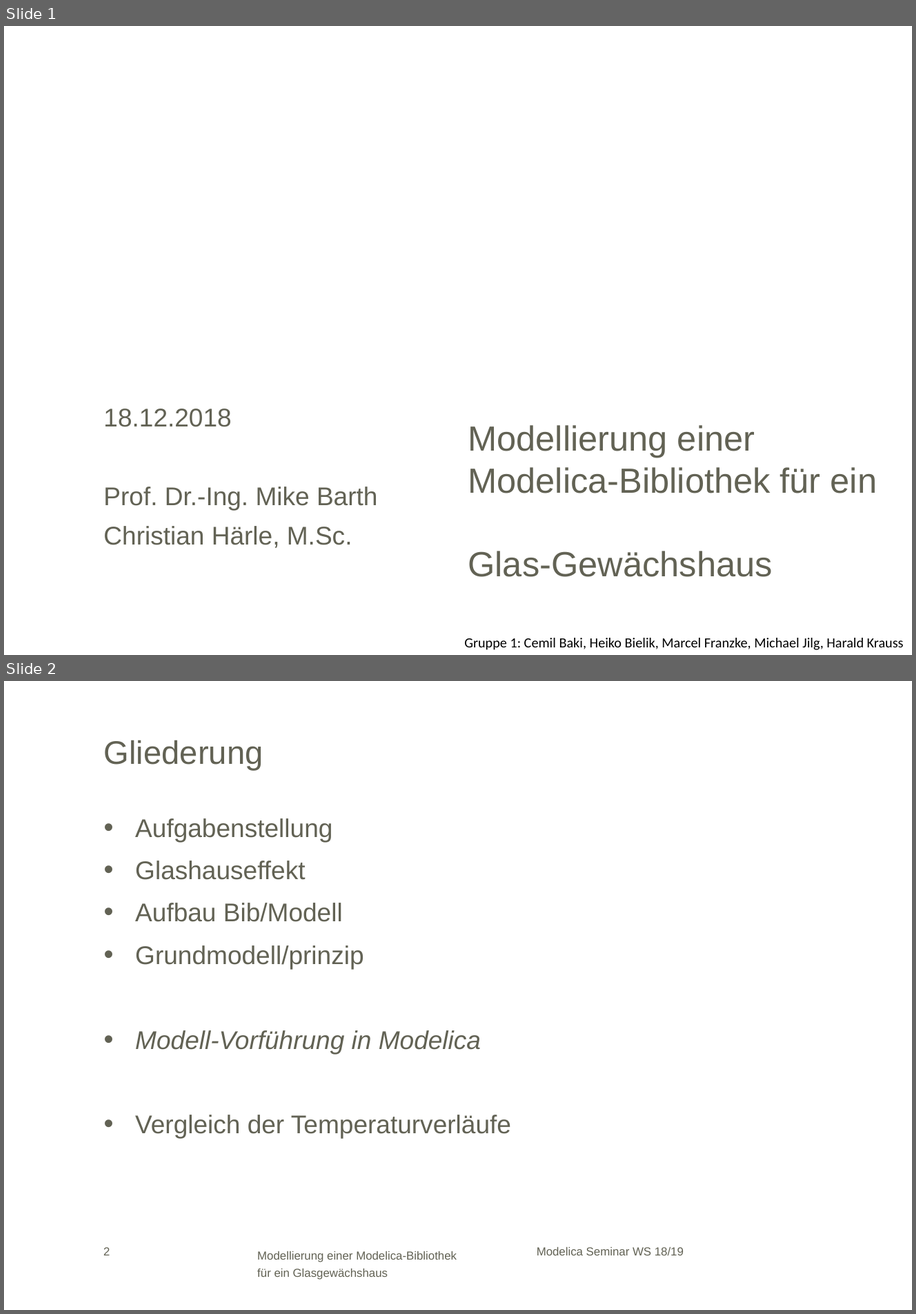
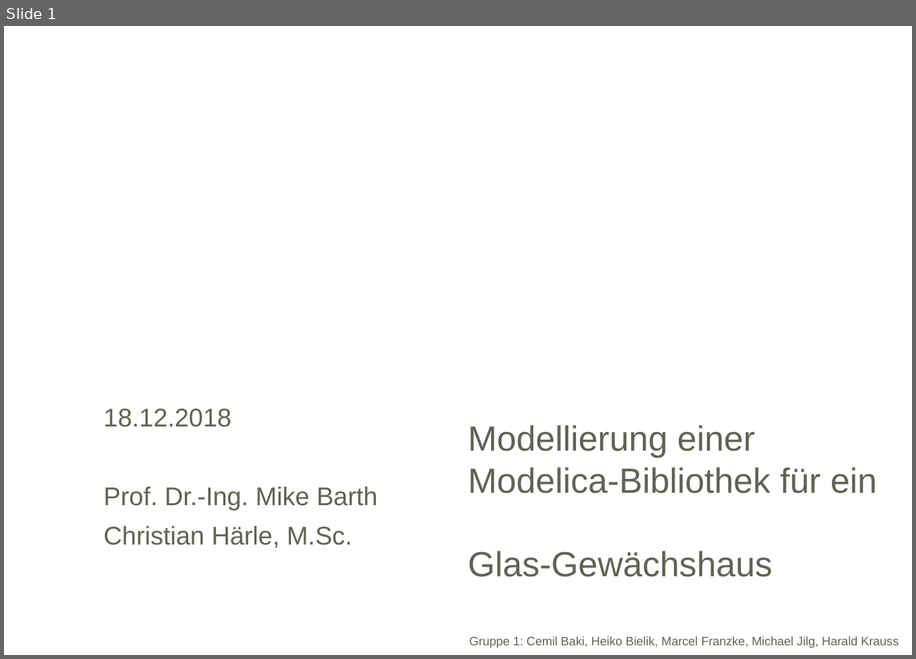
Before and after one commit to HeikoBielik/gewXhouse, a slide deck: Modelica WS 18_19_V3.pptx. Shown one above the other, each under a label of ours: slides 1 and 2 before the commit, slide 1 after it. The pictures are 916x1314 and 916x659 pixels, drawn with LibreOffice and Linux fonts; fonts in the diff are those of the drawing; background and template pictures are left out. Boxes give left, top, right and bottom in pixels: in the first picture for what was removed or moved away, otherwise in the second. Text is boxed around its words. In the diff, an @@ line names an element or a change of style, - is before the commit and + after.

```diff
--- a/Modelica WS 18_19_V3.pptx
+++ b/Modelica WS 18_19_V3.pptx
@@ slide 2 removed at (x1=4, y1=681, x2=912, y2=1310), background #FFFFFF @@
@@ title removed at (x1=104, y1=740, x2=263, y2=771) @@
-Gliederung
@@ text removed at (x1=135, y1=818, x2=511, y2=1138) @@
-• Aufgabenstellung
-• Glashauseffekt
-• Aufbau Bib/Modell
-• Grundmodell/prinzip
-• Modell-Vorführung in Modelica
-• Vergleich der Temperaturverläufe
@@ page number removed at (x1=103, y1=1247, x2=110, y2=1255) @@
-2
@@ text removed at (x1=257, y1=1251, x2=457, y2=1279) @@
-Modellierung einer Modelica-Bibliothek für ein Glasgewächshaus
@@ text removed at (x1=537, y1=1247, x2=684, y2=1255) @@
-Modelica Seminar WS 18/19
@@ slide 1 changed as well @@
@@ text "Gruppe 1: Cemil Baki, Heiko ..." at (x1=469, y1=636, x2=899, y2=648): size 12 to 10.5 pt, font Calibri to Arial, text colour #000000 to #626254 @@
```
Also in this commit, not shown: 1 other slide changed, 6 slides added, 8 other slides removed, 1 other file.
